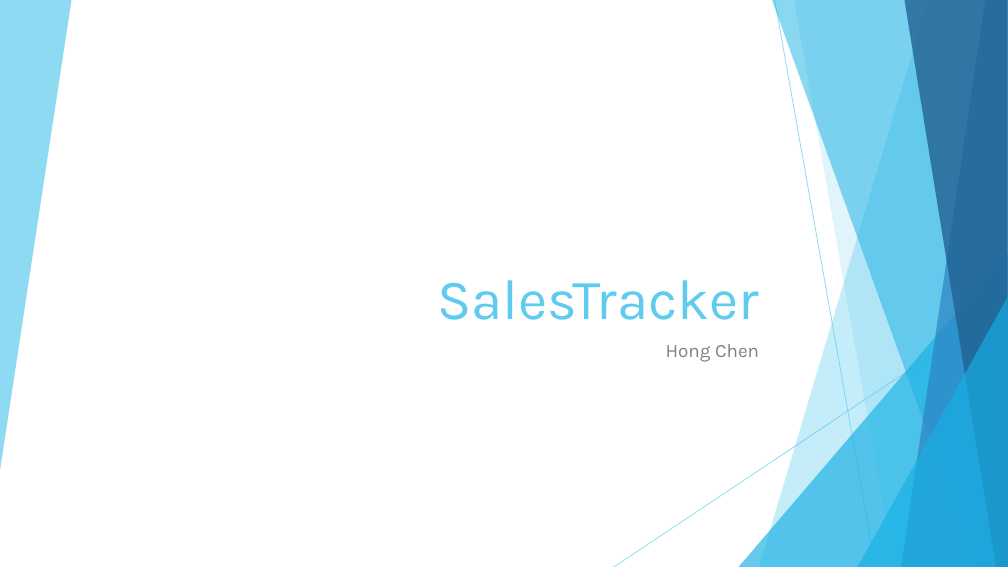
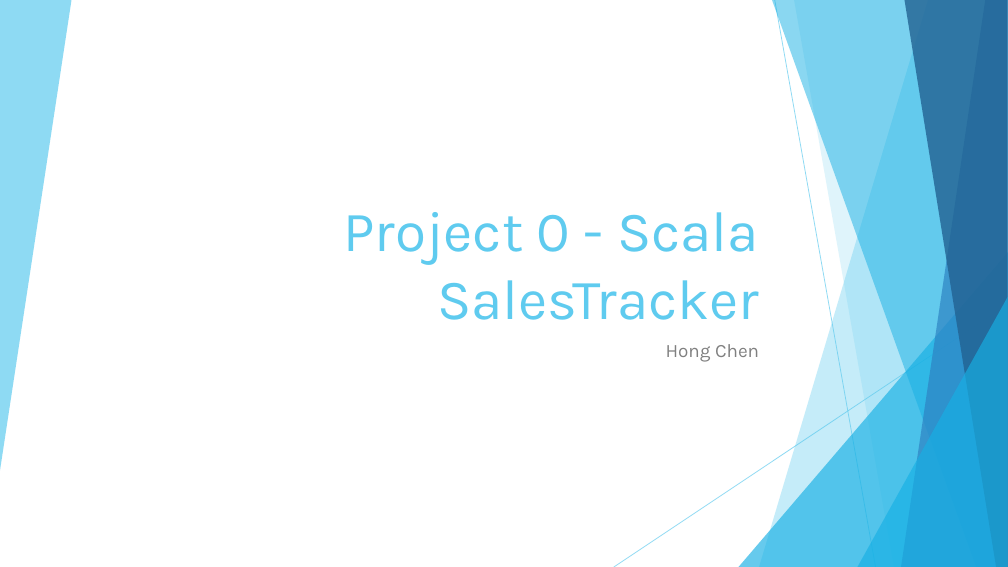
Before and after one commit to bangumi4346/p0, a slide deck: slide 1 of presentation.pptx. Drawn at 1008x567 pixels with LibreOffice and Linux fonts; fonts in the diff are those of the drawing. Boxes give left, top, right and bottom in pixels: in the first picture for what was removed or moved away, otherwise in the second. Text is boxed around its words. In the diff, an @@ line names an element or a change of style, - is before the commit and + after.

```diff
--- a/presentation.pptx
+++ b/presentation.pptx
@@ title at (343, 212, 759, 320): text changed @@
-SalesTracker
+Project 0 - Scala
+SalesTracker
```
Also in this commit, not shown: 1 other slide changed, 3 slides added, 1 slide removed, 3 other files.
